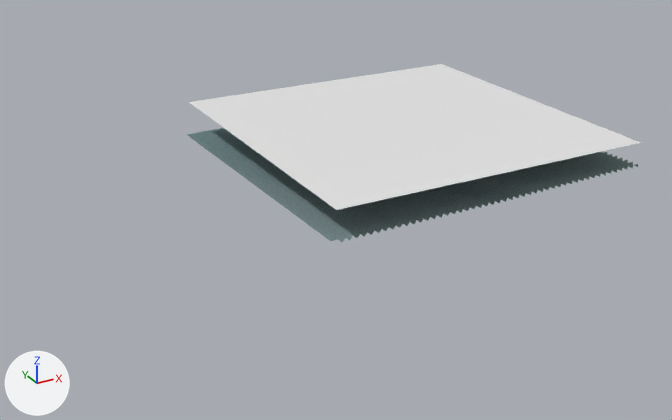
Renders of the glTF model eloria-assets/maps/continent-v2/stagheath/client/chunks/07_07/world.glb from each side of a commit.
Both versions are drawn from a 50 mm lens placed at (-384.0, 30.5, 86.3), pointed at (-271.6, 234.8, -15.9). Every picture has the same lights, and +X, +Y and +Z are marked at lower left. The older version comes first. Where no turn or scale is listed for an object, it has been applied to the vertices. Vertices at exactly the same position are counted once.

Names of what the first picture shows: 'AuthoredGround_stagheathBase_stagheath_07_07', 'Terrain_stagheath_07_07', 'Water_stagheath_07_07'.
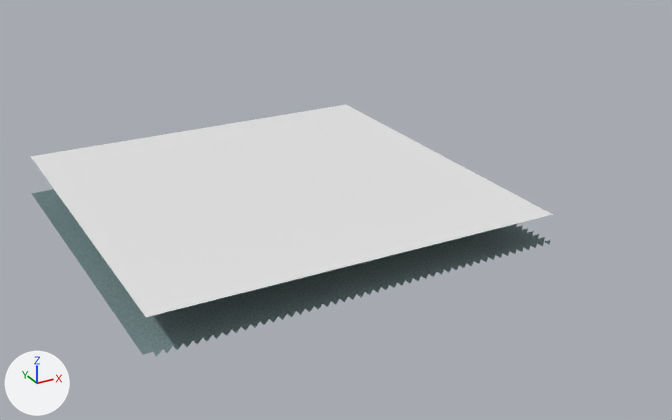
What differs and where, as boxes (x1, y1, x2, y2) in the pictures (672 x 420 px):
'Water_stagheath_07_07', mesh moved: before (189, 64, 641, 210); after (31, 105, 553, 317)
'AuthoredGround_stagheathBase_stagheath_07_07', reshaped (15% wider, 47% taller): before (190, 128, 638, 242); after (33, 189, 550, 357)
'Terrain_stagheath_07_07', reshaped (mostly hidden): before (187, 128, 333, 241); after (31, 189, 149, 355)

What changed in the scene script:
```text
Change me_terrain_stagheath_07_07:
    used by ob_terrain_stagheath_07_07; location = (-929.0, 6517.0, 0.0)
    remove me_terrain_stagheath_07_07.from_pydata(...)  # 2401 vertices, 4608 faces; spans x 639.0..735.0, y -6313.0..-6217.0, z -10.8..-6.8
    add me_terrain_stagheath_07_07.from_pydata(...)  # 2401 vertices, 4608 faces; spans x 585.0..681.0, y -6339.0..-6243.0, z -10.8..-7.1
    me_terrain_stagheath_07_07 part 1: 2401 of 2401 vertices moved; they spanned x 639.0..735.0, y -6313.0..-6217.0, z -10.8..-6.8 and now span x 585.0..681.0, y -6339.0..-6243.0, z -10.8..-7.1; mean shift (-54.0, -26.0, -0.1)
Change me_water_stagheath_07_07:
    used by ob_water_stagheath_07_07; location = (-929.0, 6517.0, 0.0)
    remove me_water_stagheath_07_07.from_pydata(...)  # 4 vertices, 2 faces; spans x 640.0..736.0, y -6314.0..-6218.0, z 0.0
    add me_water_stagheath_07_07.from_pydata(...)  # 4 vertices, 2 faces; spans x 586.0..682.0, y -6340.0..-6244.0, z 0.0
    me_water_stagheath_07_07 part 2: the whole mesh is moved by (-54.0, -26.0, 0.0)
Change me_authoredground_stagheathbase_stagheath_07_07:
    used by ob_authoredground_stagheathbase_stagheath_07_07; location = (-929.0, 6517.0, 0.0)
    remove me_authoredground_stagheathbase_stagheath_07_07.from_pydata(...)  # 2496 vertices, 4608 faces; spans x 639.0..737.0, y -6315.0..-6217.0, z -10.8..-6.7
    add me_authoredground_stagheathbase_stagheath_07_07.from_pydata(...)  # 2496 vertices, 4608 faces; spans x 585.0..683.0, y -6341.0..-6243.0, z -10.7..-7.0
    me_authoredground_stagheathbase_stagheath_07_07 part 3: 2496 of 2496 vertices moved; they spanned x 639.0..737.0, y -6315.0..-6217.0, z -10.8..-6.7 and now span x 585.0..683.0, y -6341.0..-6243.0, z -10.7..-7.0; mean shift (-54.0, -26.0, -0.1)
```
